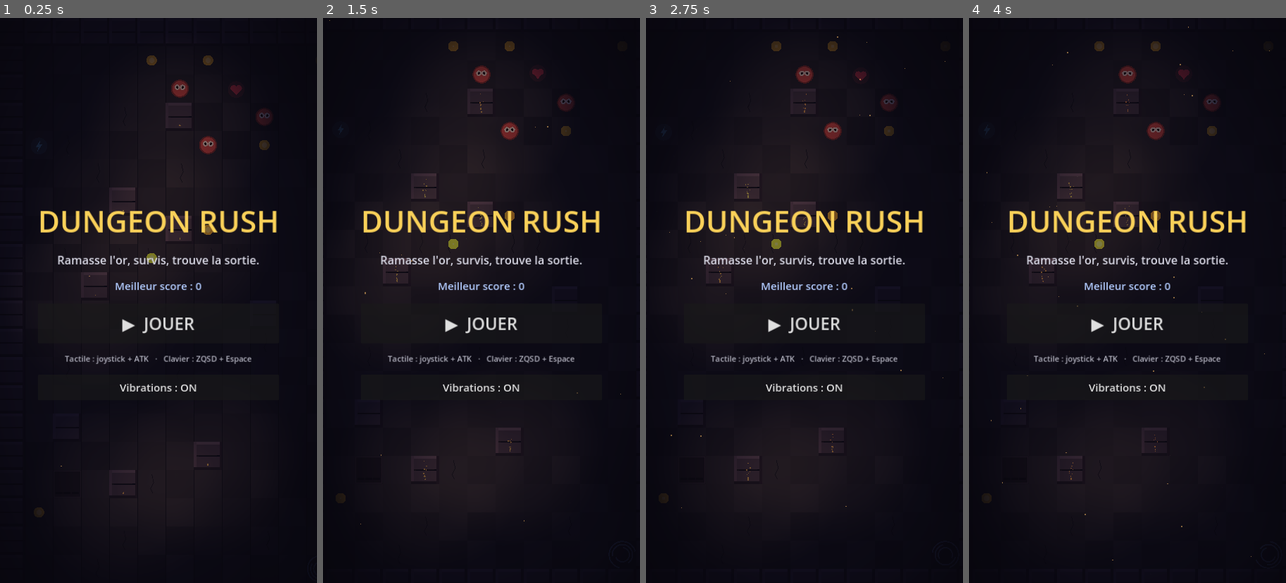
Above: before the commit, frames 1-4 (left to right).
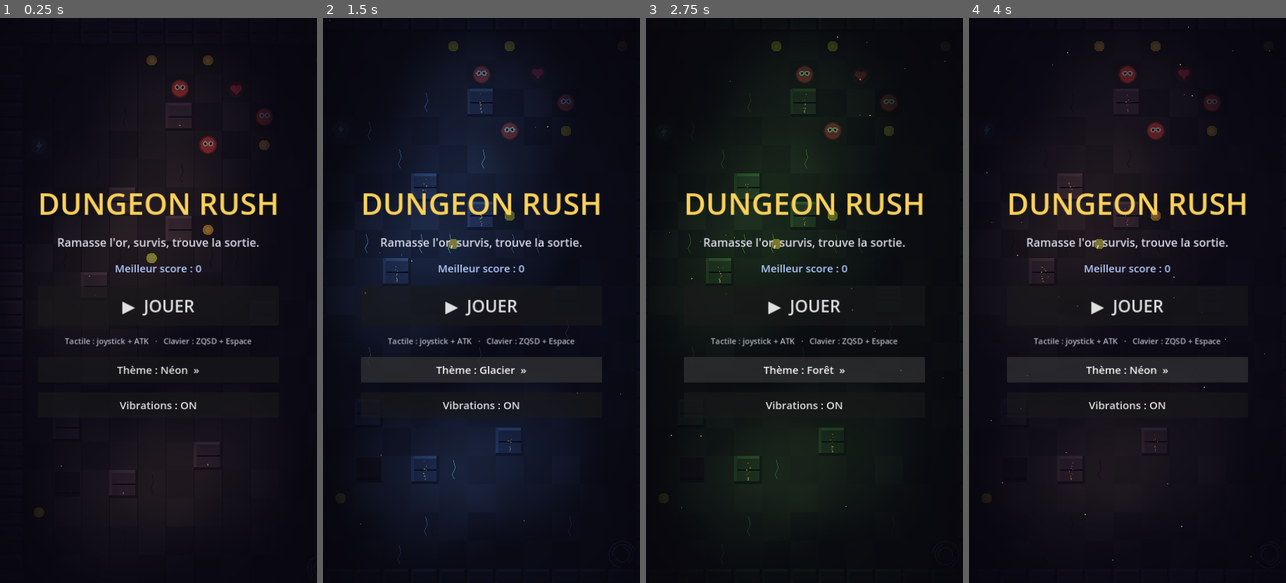
Above: after the commit, the same moments.

Repository: keerigan/godot-dungeon
Game: Godot game, scene res://scenes/Main.tscn
Same seed, same stepped clock (60 frames per second), same inputs: the game is played once before the commit and once after it.
Inputs (mouse positions are in pixels of both pictures, inside the frame that each line leads up to):
- Up to frame 1 (0.25 s): no input
- Up to frame 2 (1.5 s): click (481, 368) at 0.5 s, where only the run after the commit has a clickable "Thème : Néon »"; click (481, 368) at 1.25 s, where only the run after the commit has a clickable "Thème : Lave »"
- Up to frame 3 (2.75 s): click (804, 368) at 2 s, where only the run after the commit has a clickable "Thème : Glacier »"
- Up to frame 4 (4 s): click (1127, 368) at 2.75 s, where only the run after the commit has a clickable "Thème : Forêt »"; click (1127, 368) at 3.5 s, where only the run after the commit has a clickable "Thème : Rétro »"

The runs differ from the first frame. In frame 1, 5.6% of the frame differs, in the area x 12-88%, y 31-70%; in frame 2, 12%, in the area x 12-88%, y 8-97%; in frame 3, 7.8%; in frame 4, 7.3%.

Commit message:
Menu de thèmes : 5 ambiances visuelles au choix
Ajoute un sélecteur de thème sur l'écran-titre (bouton qui cycle, aperçu
immédiat sur le donjon de fond), sauvegardé dans les préférences :
- Néon (par défaut), Lave, Glacier, Forêt, Rétro (vert Game Boy)
Chaque thème reskin sol, murs, fêlures, torches et halo du héros via une
palette de couleurs. Toujours 100% code, aucun asset.

Validé via import + exécution headless + rendu réel (Néon/Lave/Glacier).

Co-Authored-By: Claude Opus 4.8 <noreply@anthropic.com>
Claude-Session: https://claude.ai/code/session_01WATrZWmuEbz921xMfBvaBQ

Diff:
--- a/scripts/Game.gd
+++ b/scripts/Game.gd
@@ -14,6 +14,60 @@
 const SAVE_PATH := "user://dungeon.cfg"
 
 enum State { TITLE, PLAYING, DEAD }
+
+## Thèmes visuels (100% code). Chaque palette reskin le donjon.
+const PALETTES: Array = [
+	{
+		"name": "Néon",
+		"ambient": Color(0.34, 0.32, 0.44),
+		"floor_a": Color(0.115, 0.115, 0.15), "floor_b": Color(0.135, 0.135, 0.175),
+		"wall_face": Color(0.21, 0.19, 0.27), "wall_top": Color(0.32, 0.29, 0.40),
+		"wall_left": Color(0.28, 0.25, 0.35), "wall_bot": Color(0.10, 0.09, 0.13),
+		"wall_right": Color(0.12, 0.10, 0.15), "seam": Color(0.09, 0.08, 0.11),
+		"crack": Color(0.07, 0.07, 0.10),
+		"torch": Color(1.0, 0.72, 0.40), "plight": Color(1.0, 0.92, 0.72),
+	},
+	{
+		"name": "Lave",
+		"ambient": Color(0.44, 0.27, 0.22),
+		"floor_a": Color(0.15, 0.09, 0.09), "floor_b": Color(0.18, 0.10, 0.09),
+		"wall_face": Color(0.28, 0.14, 0.12), "wall_top": Color(0.44, 0.22, 0.16),
+		"wall_left": Color(0.36, 0.18, 0.14), "wall_bot": Color(0.12, 0.06, 0.05),
+		"wall_right": Color(0.14, 0.07, 0.06), "seam": Color(0.10, 0.05, 0.04),
+		"crack": Color(0.75, 0.32, 0.10),
+		"torch": Color(1.0, 0.5, 0.2), "plight": Color(1.0, 0.82, 0.5),
+	},
+	{
+		"name": "Glacier",
+		"ambient": Color(0.28, 0.34, 0.48),
+		"floor_a": Color(0.11, 0.14, 0.19), "floor_b": Color(0.13, 0.16, 0.22),
+		"wall_face": Color(0.17, 0.22, 0.32), "wall_top": Color(0.30, 0.40, 0.52),
+		"wall_left": Color(0.24, 0.31, 0.42), "wall_bot": Color(0.08, 0.11, 0.16),
+		"wall_right": Color(0.10, 0.13, 0.18), "seam": Color(0.07, 0.09, 0.13),
+		"crack": Color(0.5, 0.7, 0.92),
+		"torch": Color(0.6, 0.85, 1.0), "plight": Color(0.82, 0.92, 1.0),
+	},
+	{
+		"name": "Forêt",
+		"ambient": Color(0.28, 0.40, 0.30),
+		"floor_a": Color(0.10, 0.14, 0.11), "floor_b": Color(0.12, 0.16, 0.12),
+		"wall_face": Color(0.16, 0.24, 0.17), "wall_top": Color(0.28, 0.42, 0.28),
+		"wall_left": Color(0.22, 0.33, 0.22), "wall_bot": Color(0.07, 0.11, 0.08),
+		"wall_right": Color(0.09, 0.13, 0.09), "seam": Color(0.06, 0.10, 0.07),
+		"crack": Color(0.30, 0.50, 0.22),
+		"torch": Color(0.7, 1.0, 0.5), "plight": Color(0.85, 1.0, 0.72),
+	},
+	{
+		"name": "Rétro",
+		"ambient": Color(0.55, 0.66, 0.36),
+		"floor_a": Color(0.18, 0.22, 0.12), "floor_b": Color(0.22, 0.27, 0.14),
+		"wall_face": Color(0.30, 0.37, 0.18), "wall_top": Color(0.45, 0.55, 0.28),
+		"wall_left": Color(0.38, 0.47, 0.23), "wall_bot": Color(0.14, 0.18, 0.09),
+		"wall_right": Color(0.16, 0.20, 0.10), "seam": Color(0.10, 0.13, 0.06),
+		"crack": Color(0.25, 0.30, 0.15),
+		"torch": Color(0.75, 0.9, 0.4), "plight": Color(0.82, 0.95, 0.5),
+	},
+]
 
 var walls: Array = []
 var wall_bodies: Array[StaticBody2D] = []
@@ -31,11 +85,26 @@
 var coins_on_level := 0
 var best_score := 0
 var vibration_enabled := true
+var theme_idx := 0
 
 # Éclairage / ambiance
 var _light_tex: GradientTexture2D
 var _player_light: PointLight2D
 var _exit_arrow: ExitArrow
+var _ambient: CanvasModulate
+# Couleurs du thème courant (dépaquetées depuis PALETTES)
+var _c_ambient: Color
+var _c_floor_a: Color
+var _c_floor_b: Color
+var _c_wall_face: Color
+var _c_wall_top: Color
+var _c_wall_left: Color
+var _c_wall_bot: Color
+var _c_wall_right: Color
+var _c_seam: Color
+var _c_crack: Color
+var _c_torch: Color
+var _c_plight: Color
 var _torches: Array[PointLight2D] = []
 var _torch_phase: Array = []
 var _decor: Array[Node] = []      # particules d'ambiance à libérer entre niveaux
@@ -54,6 +123,7 @@
 var title_root: Control
 var title_best: Label
 var vib_btn: Button
+var theme_btn: Button
 var gameover_root: Control
 var gameover_score: Label
 
@@ -61,11 +131,12 @@
 func _ready() -> void:
 	randomize()
 	_load_prefs()
+	_unpack_theme()
 	_light_tex = FX.make_light_texture(256)
 
-	var ambient := CanvasModulate.new()
-	ambient.color = Color(0.34, 0.32, 0.44)   # obscurité de base du donjon
-	add_child(ambient)
+	_ambient = CanvasModulate.new()
+	_ambient.color = _c_ambient   # obscurité de base du donjon (selon thème)
+	add_child(_ambient)
 
 	_build_ui()
 	_create_player()
@@ -367,13 +438,13 @@
 		var lt := PointLight2D.new()
 		lt.texture = _light_tex
 		lt.texture_scale = 1.7
-		lt.color = Color(1.0, 0.72, 0.40)
+		lt.color = _c_torch
 		lt.energy = 0.9
 		lt.position = pos
 		add_child(lt)
 		_torches.append(lt)
 		_torch_phase.append(randf() * TAU)
-		# Braises
+		# Braises (teintées comme la torche)
 		var em := CPUParticles2D.new()
 		em.position = pos
 		em.amount = 10
@@ -386,7 +457,7 @@
 		em.initial_velocity_max = 22.0
 		em.scale_amount_min = 1.5
 		em.scale_amount_max = 3.0
-		em.color = Color(1.0, 0.7, 0.35, 0.85)
+		em.color = Color(_c_torch.r, _c_torch.g, _c_torch.b, 0.85)
 		add_child(em)
 		_decor.append(em)
 
@@ -498,7 +569,7 @@
 	_player_light = PointLight2D.new()
 	_player_light.texture = _light_tex
 	_player_light.texture_scale = 3.3
-	_player_light.color = Color(1.0, 0.92, 0.72)
+	_player_light.color = _c_plight
 	_player_light.energy = 1.15
 	player.add_child(_player_light)
 
@@ -590,16 +661,16 @@
 	var r := Rect2(x * TILE, y * TILE, TILE, TILE)
 	var n := _hash01(x, y)
 	# Damier de pierre légèrement varié
-	var base := Color(0.115, 0.115, 0.15) if (x + y) % 2 == 0 else Color(0.135, 0.135, 0.175)
+	var base := _c_floor_a if (x + y) % 2 == 0 else _c_floor_b
 	base = base.lightened(n * 0.05)
 	draw_rect(r, base)
 	# Joints (rainures) sombres
-	draw_rect(r, Color(0.06, 0.06, 0.085), false, 1.0)
+	draw_rect(r, _c_seam, false, 1.0)
 	# Fissure verticale occasionnelle (rare, en zigzag)
 	if _hash01(x * 3 + 1, y * 7 + 2) > 0.93:
 		var sx := r.position.x + TILE * (0.35 + n * 0.3)
 		var top := r.position.y + TILE * 0.16
-		var col := Color(0.07, 0.07, 0.1)
+		var col := _c_crack
 		draw_polyline(PackedVector2Array([
 			Vector2(sx, top),
 			Vector2(sx + 4.0, top + TILE * 0.28),
@@ -614,15 +685,15 @@
 	var r := Rect2(px, py, TILE, TILE)
 	var n := _hash01(x, y)
 	# Face du bloc
-	draw_rect(r, Color(0.21, 0.19, 0.27).lightened(n * 0.05))
+	draw_rect(r, _c_wall_face.lightened(n * 0.05))
 	# Biseau clair (haut + gauche) et ombre (bas + droite) => relief
-	draw_rect(Rect2(px, py, TILE, 6), Color(0.32, 0.29, 0.40))
-	draw_rect(Rect2(px, py, 6, TILE), Color(0.28, 0.25, 0.35))
-	draw_rect(Rect2(px, py + TILE - 6, TILE, 6), Color(0.10, 0.09, 0.13))
-	draw_rect(Rect2(px + TILE - 6, py, 6, TILE), Color(0.12, 0.10, 0.15))
+	draw_rect(Rect2(px, py, TILE, 6), _c_wall_top)
+	draw_rect(Rect2(px, py, 6, TILE), _c_wall_left)
+	draw_rect(Rect2(px, py + TILE - 6, TILE, 6), _c_wall_bot)
+	draw_rect(Rect2(px + TILE - 6, py, 6, TILE), _c_wall_right)
 	# Joint de briques au milieu
 	draw_line(Vector2(px + 6, py + TILE * 0.5), Vector2(px + TILE - 6, py + TILE * 0.5),
-		Color(0.09, 0.08, 0.11), 2.0)
+		_c_seam, 2.0)
 
 
 # ---------------------------------------------------------------------------
@@ -796,10 +867,18 @@
 	hint.add_theme_color_override("font_color", Color(0.7, 0.7, 0.75))
 	box.add_child(hint)
 
+	theme_btn = Button.new()
+	theme_btn.text = _theme_label()
+	theme_btn.add_theme_font_size_override("font_size", 24)
+	theme_btn.custom_minimum_size = Vector2(300, 58)
+	theme_btn.focus_mode = Control.FOCUS_NONE
+	theme_btn.pressed.connect(_cycle_theme)
+	box.add_child(theme_btn)
+
 	vib_btn = Button.new()
 	vib_btn.text = _vib_label()
 	vib_btn.add_theme_font_size_override("font_size", 24)
-	vib_btn.custom_minimum_size = Vector2(260, 58)
+	vib_btn.custom_minimum_size = Vector2(300, 58)
 	vib_btn.focus_mode = Control.FOCUS_NONE
 	vib_btn.pressed.connect(_toggle_vibration)
 	box.add_child(vib_btn)
@@ -880,14 +959,58 @@
 	if cfg.load(SAVE_PATH) == OK:
 		best_score = int(cfg.get_value("score", "best", 0))
 		vibration_enabled = bool(cfg.get_value("options", "vibration", true))
+		theme_idx = clampi(int(cfg.get_value("options", "theme", 0)), 0, PALETTES.size() - 1)
 
 
 func _save_prefs() -> void:
 	var cfg := ConfigFile.new()
 	cfg.set_value("score", "best", best_score)
 	cfg.set_value("options", "vibration", vibration_enabled)
+	cfg.set_value("options", "theme", theme_idx)
 	cfg.save(SAVE_PATH)
 	_refresh_best_labels()
+
+
+## Copie la palette courante dans les variables de couleur (rapide pour _draw).
+func _unpack_theme() -> void:
+	var p: Dictionary = PALETTES[theme_idx]
+	_c_ambient = p["ambient"]
+	_c_floor_a = p["floor_a"]
+	_c_floor_b = p["floor_b"]
+	_c_wall_face = p["wall_face"]
+	_c_wall_top = p["wall_top"]
+	_c_wall_left = p["wall_left"]
+	_c_wall_bot = p["wall_bot"]
+	_c_wall_right = p["wall_right"]
+	_c_seam = p["seam"]
+	_c_crack = p["crack"]
+	_c_torch = p["torch"]
+	_c_plight = p["plight"]
+
+
+## Applique le thème aux éléments déjà existants (aperçu immédiat).
+func _apply_theme() -> void:
+	_unpack_theme()
+	if _ambient != null:
+		_ambient.color = _c_ambient
+	if _player_light != null:
+		_player_light.color = _c_plight
+	for lt in _torches:
+		if is_instance_valid(lt):
+			lt.color = _c_torch
+	queue_redraw()
+
+
+func _cycle_theme() -> void:
+	theme_idx = (theme_idx + 1) % PALETTES.size()
+	_apply_theme()
+	_save_prefs()
+	if theme_btn != null:
+		theme_btn.text = _theme_label()
+
+
+func _theme_label() -> String:
+	return "Thème : %s  »" % PALETTES[theme_idx]["name"]
 
 
 func _vibrate(ms: int) -> void:
